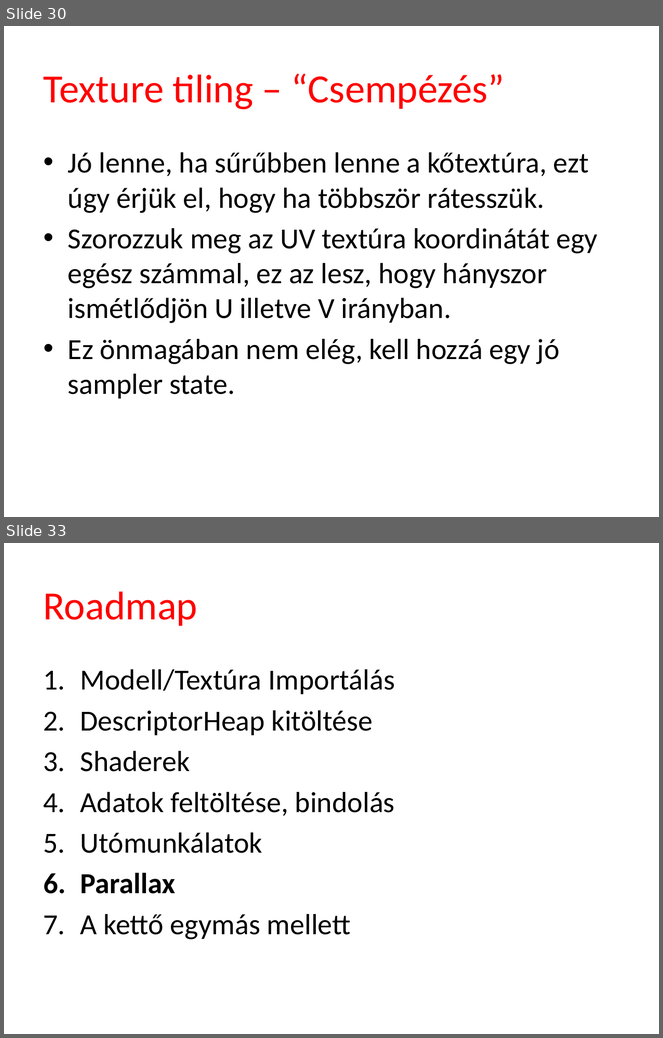
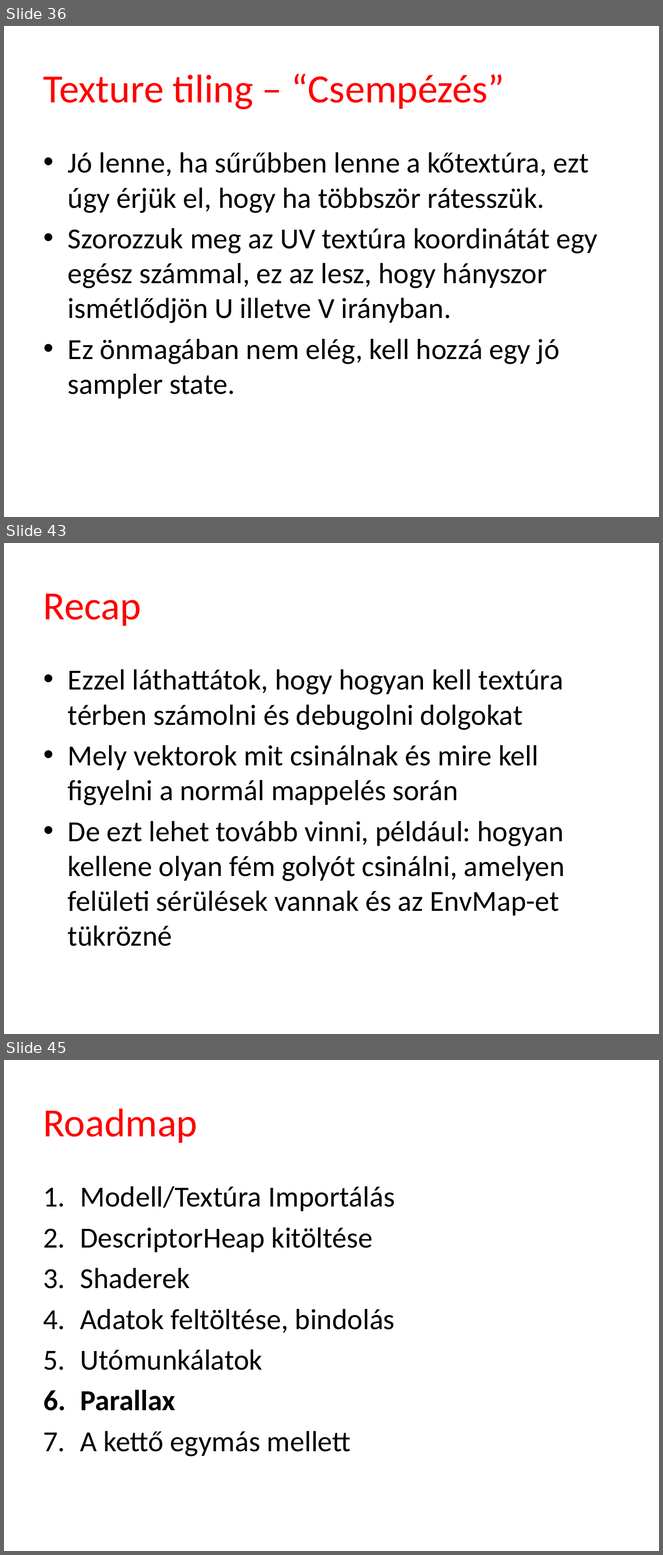
Before and after one commit to tyekx/dx12, a slide deck: Slides/ggl005-Bump.pptx. Shown one above the other, each under a label of ours: slides 30 and 33 before the commit, slides 36, 43 and 45 after it; the slides between them are not shown. The pictures are 663x1038 and 663x1555 pixels, drawn with LibreOffice and Linux fonts; fonts in the diff are those of the drawing; background and template pictures are left out. Boxes give left, top, right and bottom in pixels: in the first picture for what was removed or moved away, otherwise in the second. Text is boxed around its words. In the diff, an @@ line names an element or a change of style, - is before the commit and + after.

```diff
--- a/Slides/ggl005-Bump.pptx
+++ b/Slides/ggl005-Bump.pptx
@@ slide 43 added at (4, 543, 659, 1034), background #FFFFFF @@
@@ title added at (44, 593, 141, 626), 44 pt, text #FF0000 @@
+Recap
@@ text added at (68, 669, 565, 947), 32 pt, text #000000 @@
+• Ezzel láthattátok, hogy hogyan kell textúra térben számolni és debugolni dolgokat
+• Mely vektorok mit csinálnak és mire kell figyelni a normál mappelés során
+• De ezt lehet tovább vinni, például: hogyan kellene olyan fém golyót csinálni, amelyen felületi sérülések vannak és az EnvMap-et tükrözné
@@ what was slide 30 is now slide 36 @@
@@ what was slide 33 is now slide 45 @@
```
Also in this commit, not shown: 6 slides changed, 11 other slides added, 21 other files.
